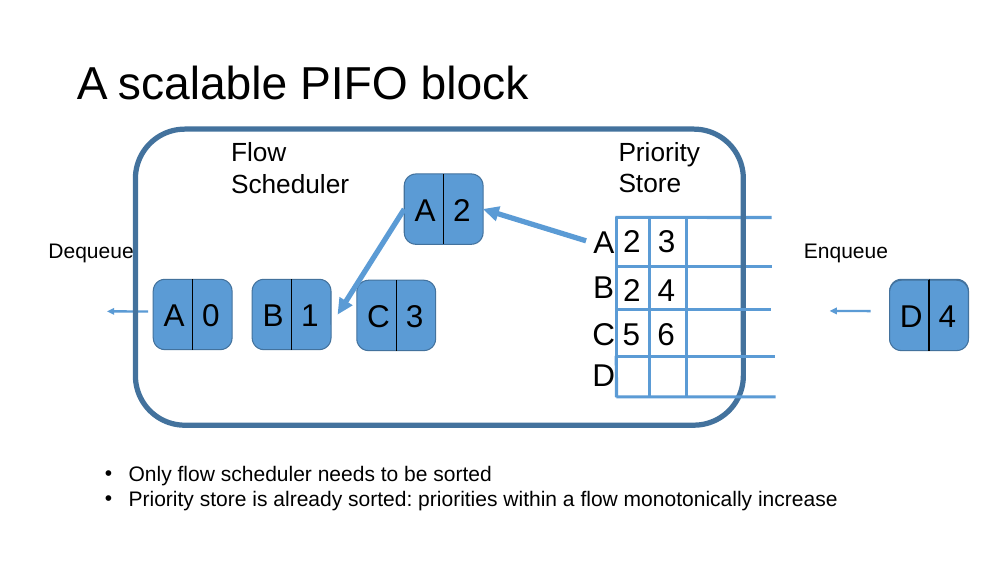
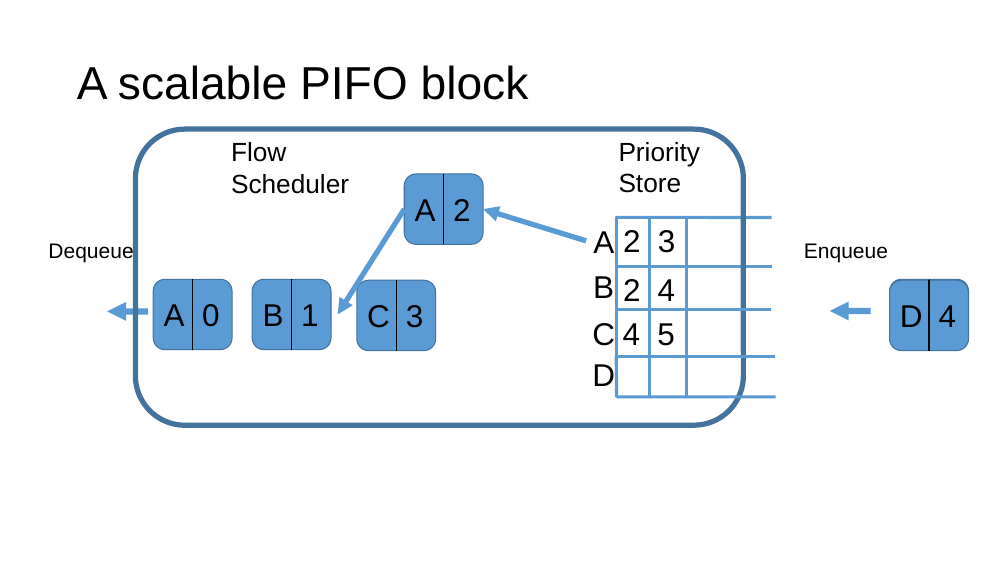
Before and after one commit to anirudhSK/pifo-domino-marple-ppts, a slide deck: slide 46 of domino_pifo.pptx (slide 50 before the commit). Drawn at 1008x567 pixels with LibreOffice and Linux fonts; fonts in the diff are those of the drawing. Boxes give left, top, right and bottom in pixels: in the first picture for what was removed or moved away, otherwise in the second. Text is boxed around its words. In the diff, an @@ line names an element or a change of style, - is before the commit and + after.

```diff
--- a/domino_pifo.pptx
+++ b/domino_pifo.pptx
@@ arrow (148, 312) - (107, 312): stroke #5B9BD5 2.25 pt to #5B9BD5 6 pt @@
@@ text added at <box>623,323,641,345</box>, 30 pt, text #000000 @@
+4
@@ text "5": place and size @@
-text "5" at <box>623,323,641,346</box>
+text "5" at <box>657,323,675,346</box>
@@ text removed at <box>657,323,675,346</box> @@
-6
@@ arrow (871, 312) - (830, 311): stroke #5B9BD5 2.25 pt to #5B9BD5 6 pt @@
@@ text removed at <box>129,465,837,511</box> @@
-• Only flow scheduler needs to be sorted
-• Priority store is already sorted: priorities within a flow monotonically increase
```
Also in this commit, not shown: 54 other slides changed, 2 slides added, 1 slide removed.
